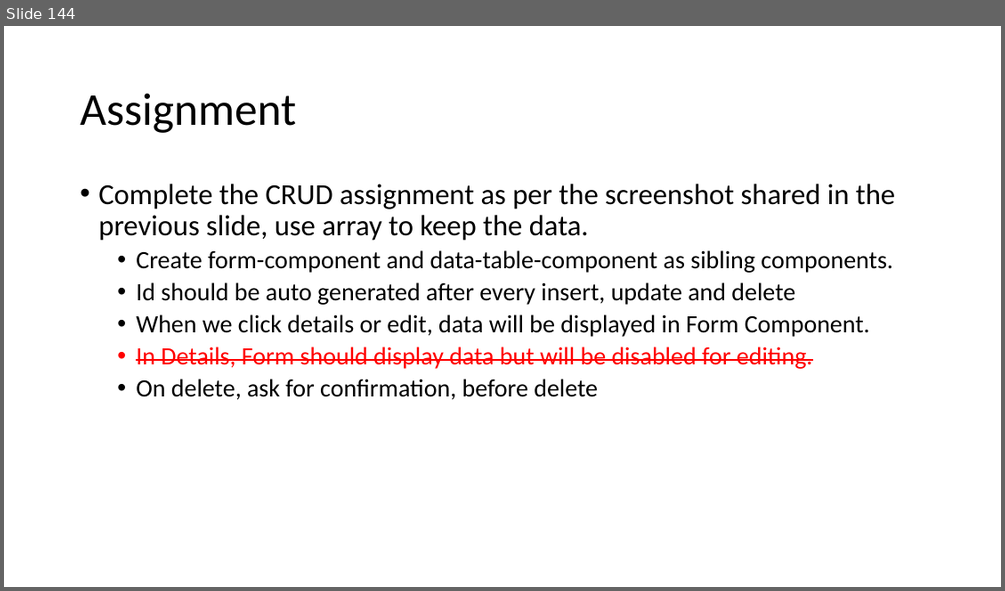
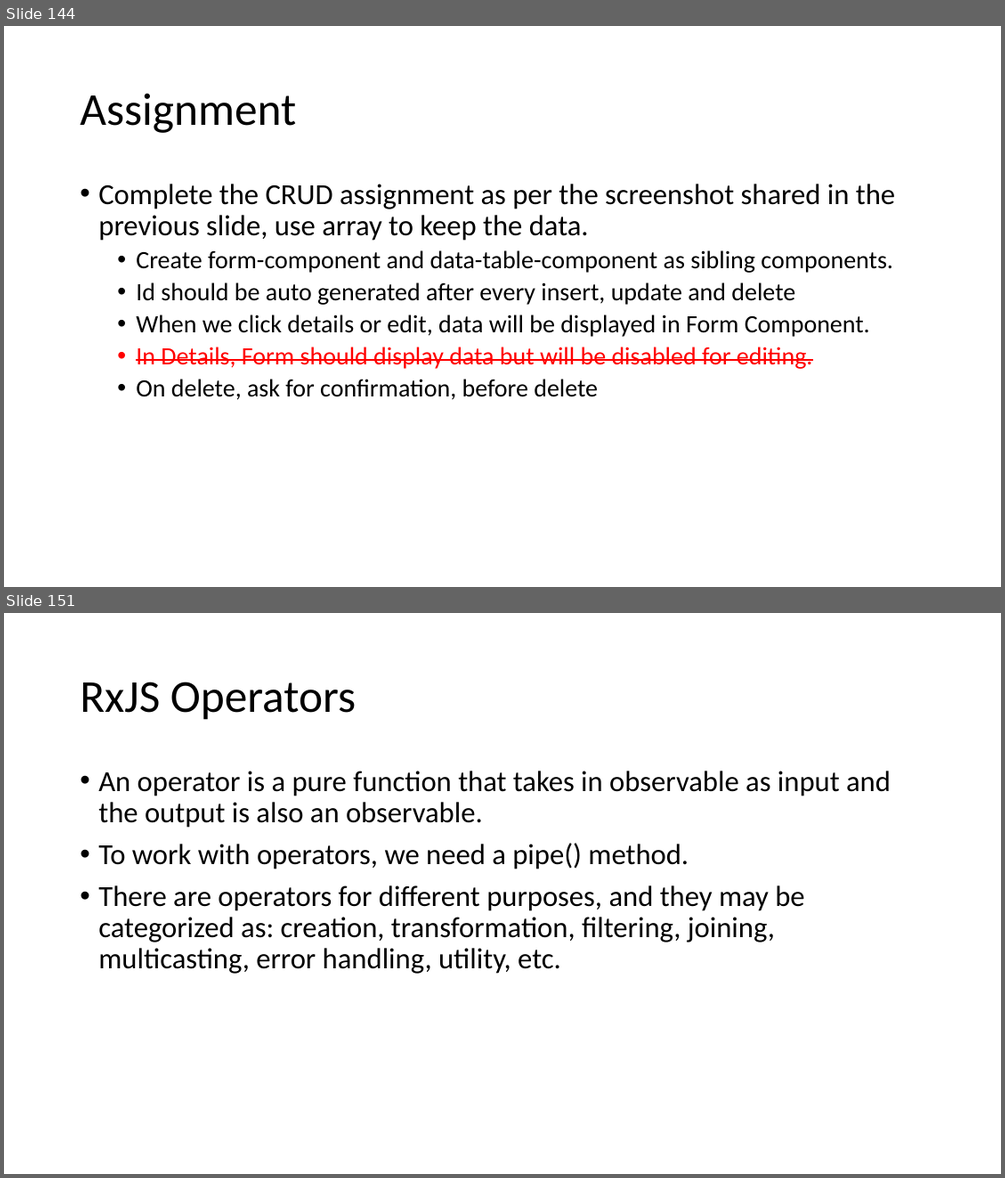
Before and after one commit to explore-with-manish/BFL_Byte_Jul23, a slide deck: Ng-Byte.pptx. Shown one above the other, each under a label of ours: slide 144 before the commit, slides 144 and 151 after it; the slides between them are not shown. The pictures are 1005x591 and 1005x1178 pixels, drawn with LibreOffice and Linux fonts; fonts in the diff are those of the drawing. Boxes give left, top, right and bottom in pixels: in the first picture for what was removed or moved away, otherwise in the second. Text is boxed around its words. In the diff, an @@ line names an element or a change of style, - is before the commit and + after.

```diff
--- a/Ng-Byte.pptx
+++ b/Ng-Byte.pptx
@@ slide 151 added at box(4, 613, 1001, 1174), background #FFFFFF @@
@@ title added at box(80, 682, 356, 720), 44 pt, text #000000 @@
+RxJS Operators
@@ text added at box(98, 771, 890, 973), 28 pt, text #000000 @@
+• An operator is a pure function that takes in observable as input and the output is also an observable.
+• To work with operators, we need a pipe() method.
+• There are operators for different purposes, and they may be categorized as: creation, transformation, filtering, joining, multicasting, error handling, utility, etc.
```
Also in this commit, not shown: 28 other slides added.
